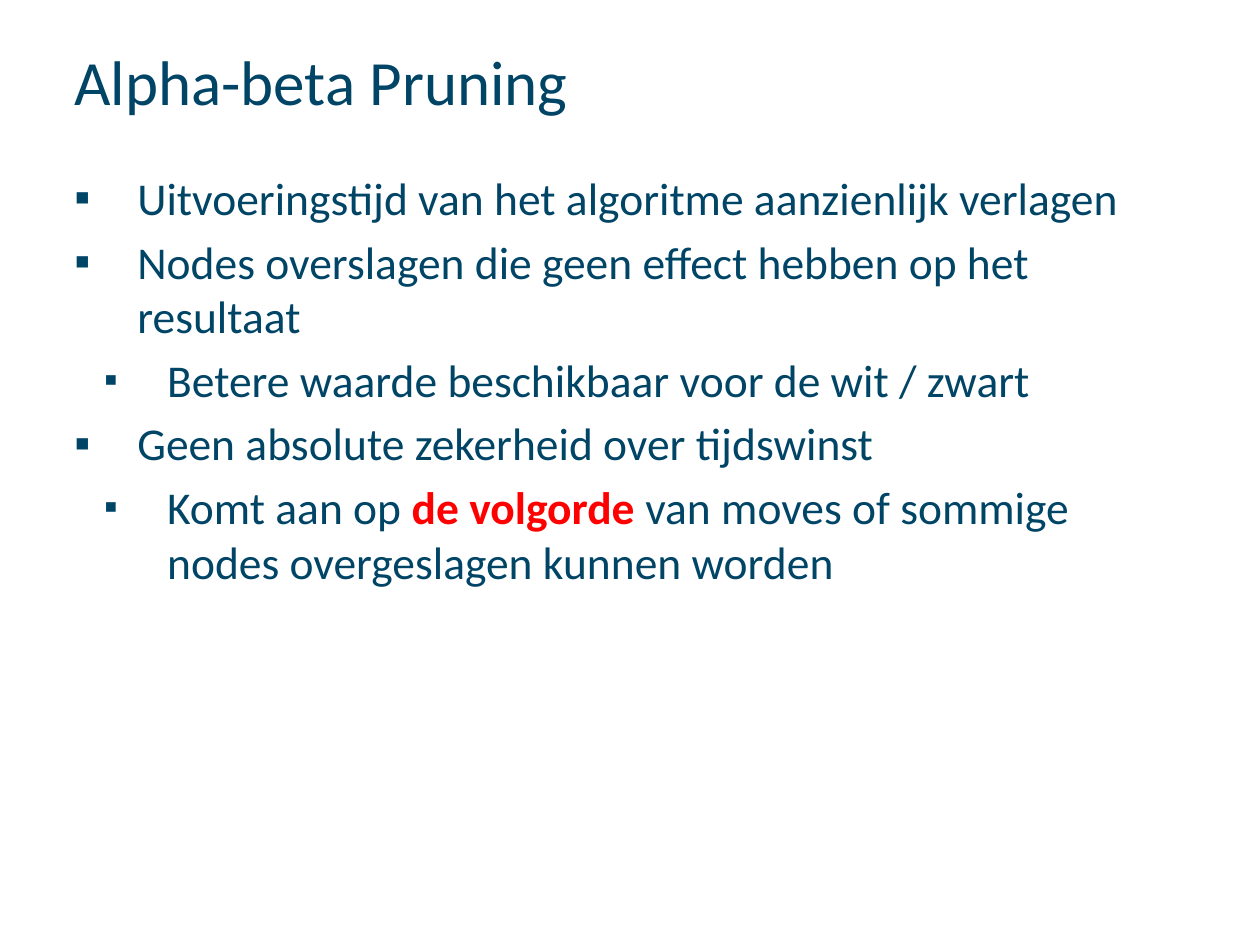
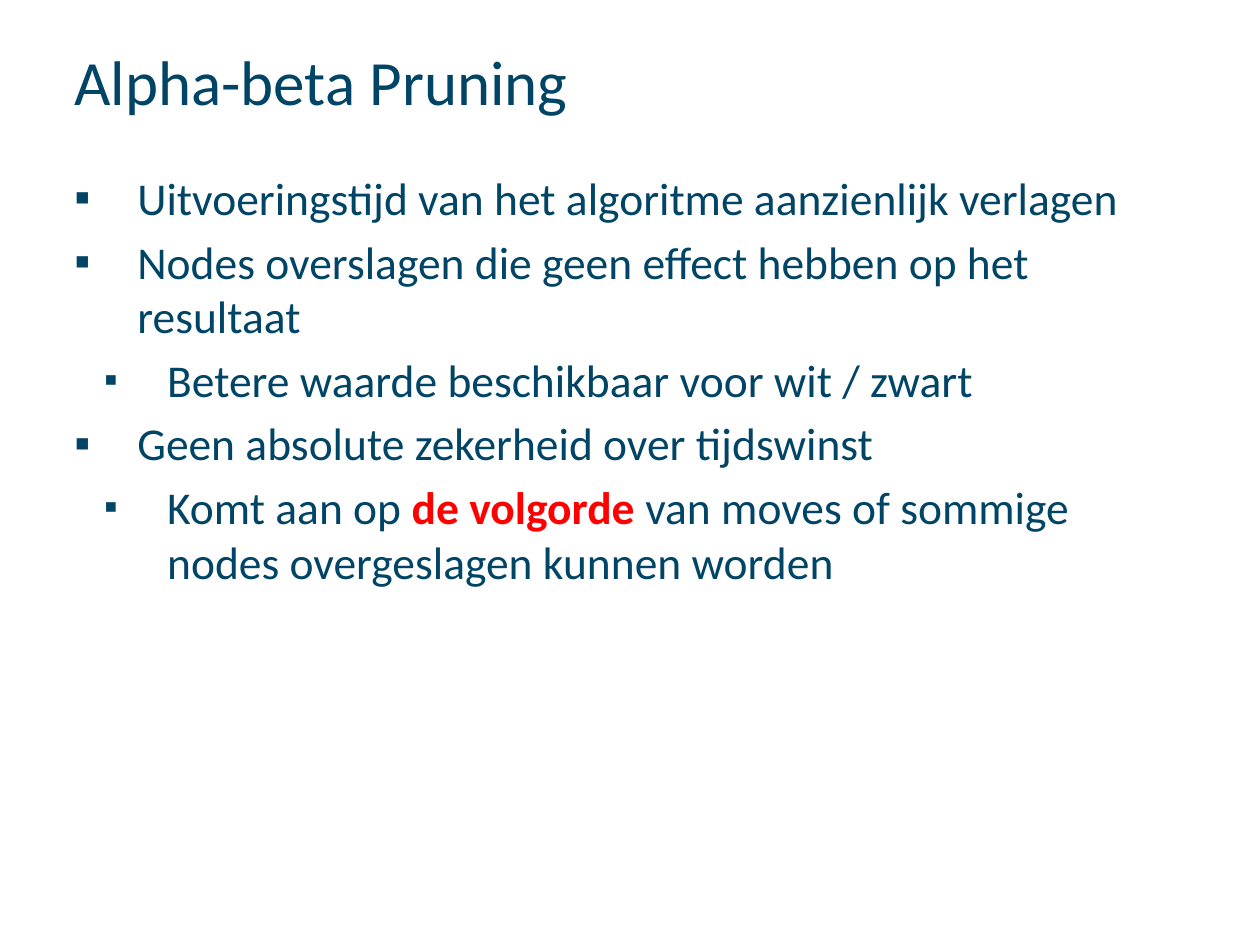
Before and after one commit to Nuytemans-Dieter/Practicum, a slide deck: slide 5 of PresentatieAI.pptx. Drawn at 1260x945 pixels with LibreOffice and Linux fonts; fonts in the diff are those of the drawing; background and template pictures are left out. Boxes give left, top, right and bottom in pixels: in the first picture for what was removed or moved away, otherwise in the second. Text is boxed around its words. In the diff, an @@ line names an element or a change of style, - is before the commit and + after.

```diff
--- a/PresentatieAI.pptx
+++ b/PresentatieAI.pptx
@@ text at [167,365,972,398]: text changed @@
-  ▪ Betere waarde beschikbaar voor de wit / zwart
+  ▪ Betere waarde beschikbaar voor wit / zwart
```
Also in this commit, not shown: 4 other slides changed, 1 slide added.
